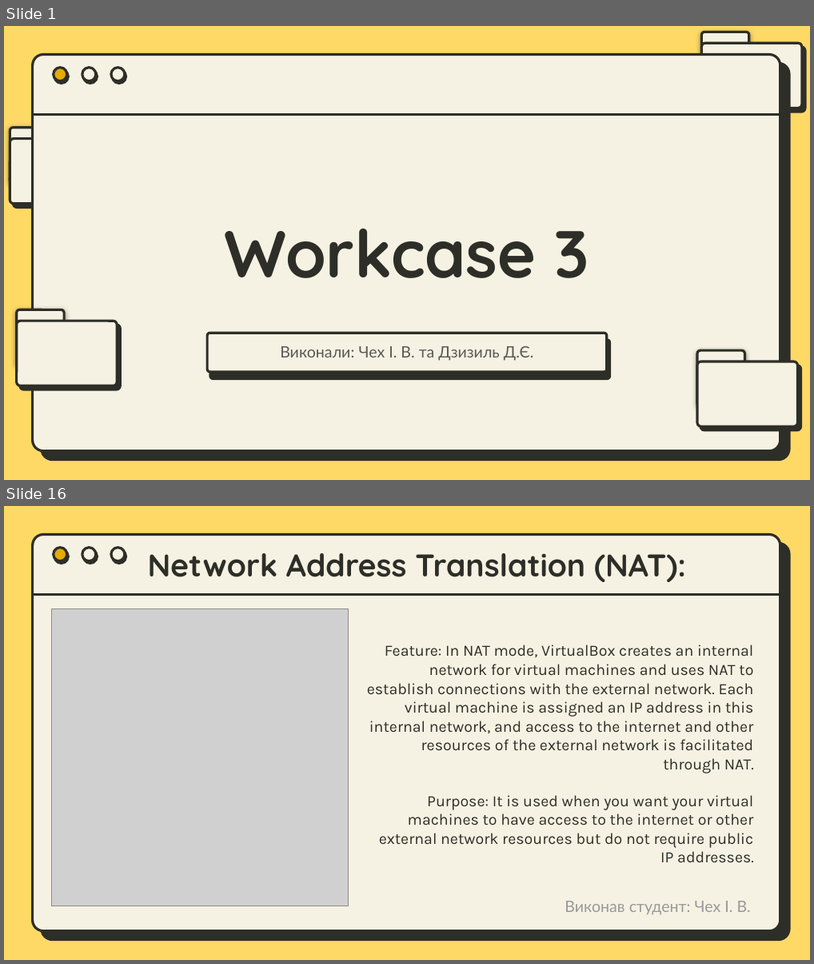
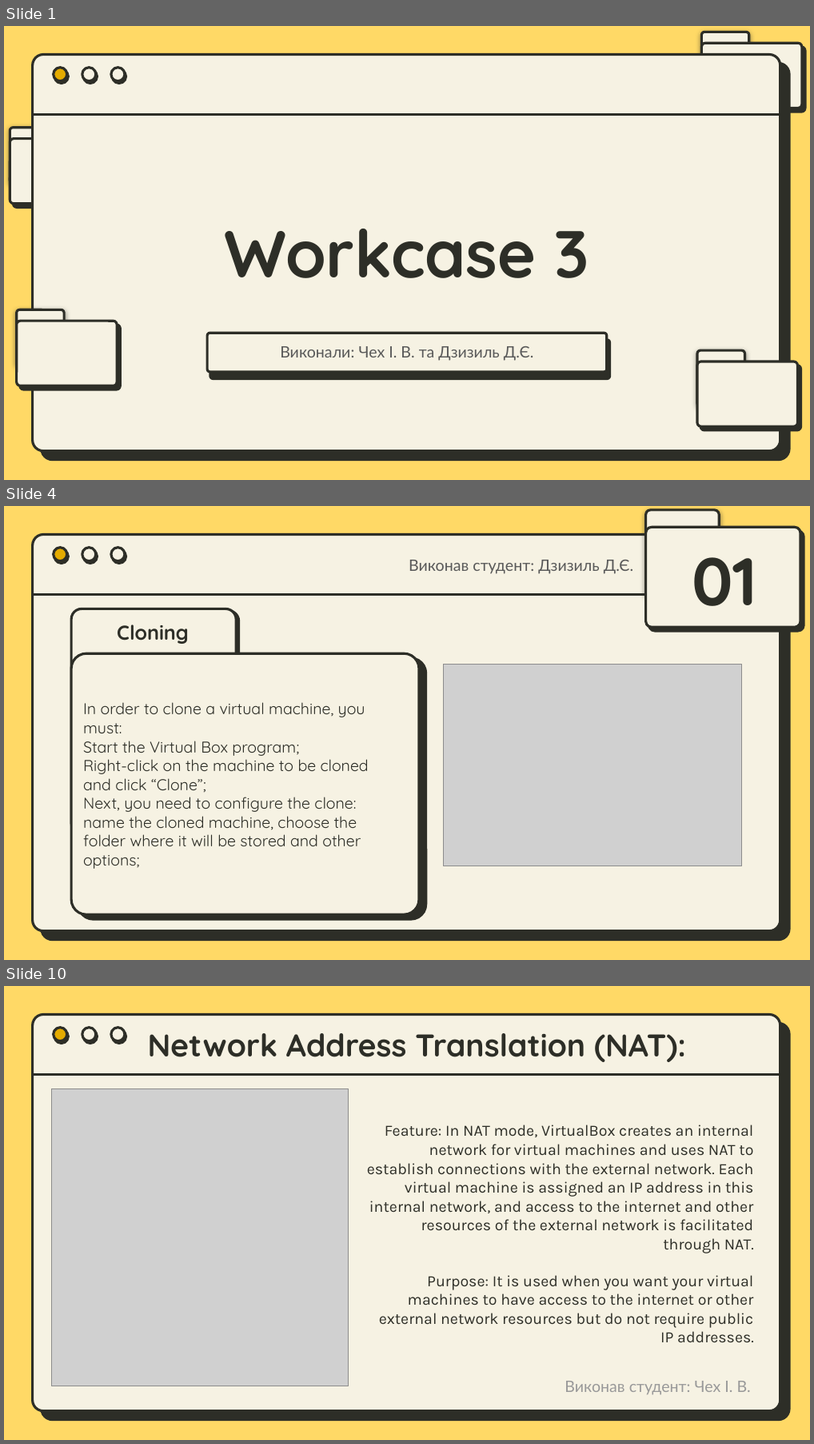
Before and after one commit to IvanChekh/MatematicainsLivesMatter, a slide deck: Workcase №3 .pptx. Shown one above the other, each under a label of ours: slides 1 and 16 before the commit, slides 1, 4 and 10 after it; the slides between them are not shown. The pictures are 814x964 and 814x1444 pixels, drawn with LibreOffice and Linux fonts; fonts in the diff are those of the drawing; grey boxes stand for pictures. Boxes give left, top, right and bottom in pixels: in the first picture for what was removed or moved away, otherwise in the second. Text is boxed around its words. In the diff, an @@ line names an element or a change of style, - is before the commit and + after.

```diff
--- a/Workcase №3 .pptx
+++ b/Workcase №3 .pptx
@@ slide 4 added at bbox=[4, 506, 810, 960], background #FFD966; not listed: 5 template elements that a slide beside it also shows @@
@@ rounded rectangle added at bbox=[646, 510, 719, 596], fill #F6F2E3, outline #2D2E27 2.25 pt @@
@@ rounded rectangle added at bbox=[646, 527, 801, 627], fill #F6F2E3, outline #2D2E27 2.25 pt @@
@@ text added at bbox=[409, 560, 634, 574], 14 pt, text #595959 @@
+Виконав студент: Дзизиль Д.Є.
@@ text added at bbox=[692, 557, 758, 606], 60 pt, text #2D2E27, bold @@
+01
@@ rounded rectangle added at bbox=[72, 608, 236, 832], fill #F6F2E3, outline #2D2E27 2.25 pt @@
@@ title added at bbox=[117, 624, 189, 644], 18 pt, text #2D2E27, bold @@
+Cloning
@@ rounded rectangle added at bbox=[72, 653, 419, 914], fill #F6F2E3, outline #2D2E27 2.25 pt @@
@@ picture added at bbox=[444, 664, 742, 866] @@
@@ subtitle added at bbox=[83, 702, 369, 868], 14 pt, text #2D2E27 @@
+In order to clone a virtual machine, you must:
+Start the Virtual Box program;
+Right-click on the machine to be cloned and click “Clone”;
+Next, you need to configure the clone: name the cloned machine, choose the folder where it will be stored and other options;
@@ what was slide 16 is now slide 10 @@
```
Also in this commit, not shown: 7 slides changed, 7 other slides added, 8 slides removed.
